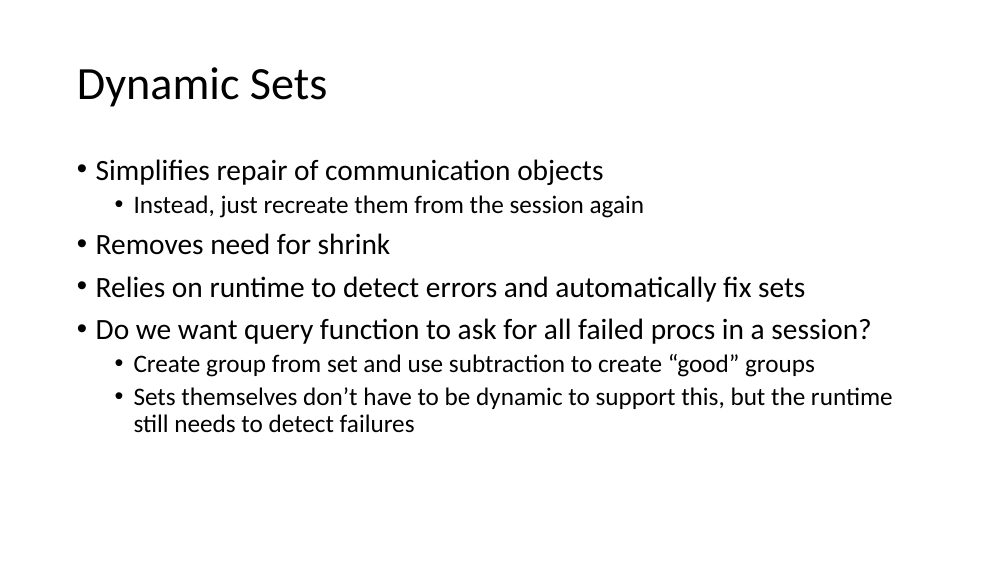
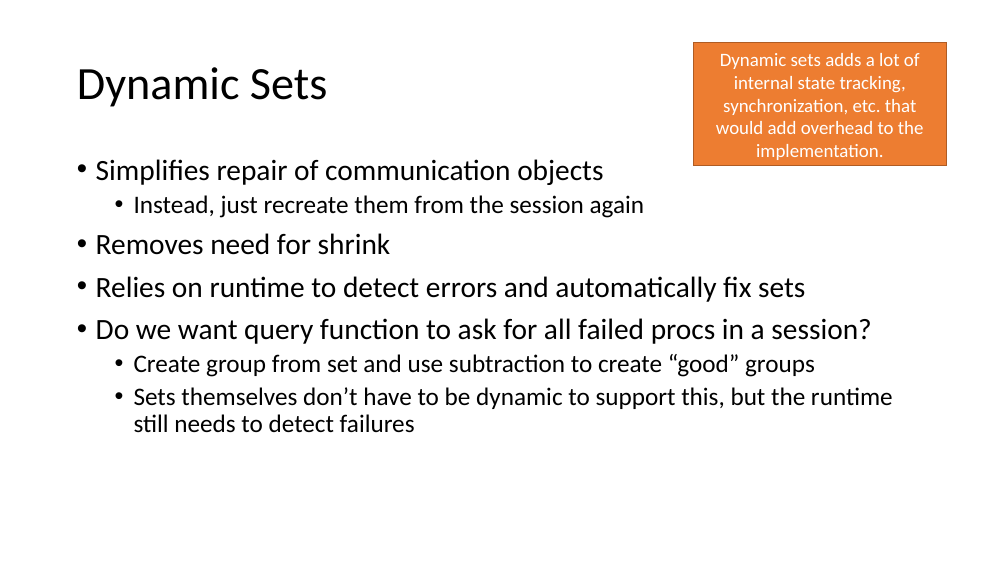
Before and after one commit to mpiwg-ft/ft-issues, a slide deck: slide 3 of slides/2016-03-29 ULFM-Sessions.pptx. Drawn at 1008x567 pixels with LibreOffice and Linux fonts; fonts in the diff are those of the drawing. Boxes give left, top, right and bottom in pixels: in the first picture for what was removed or moved away, otherwise in the second. Text is boxed around its words. In the diff, an @@ line names an element or a change of style, - is before the commit and + after.

```diff
--- a/slides/2016-03-29 ULFM-Sessions.pptx
+++ b/slides/2016-03-29 ULFM-Sessions.pptx
@@ rectangle added at (694, 43, 947, 166), fill #ED7D31, outline #AF5C24 1 pt, 18 pt, text #FFFFFF @@
+Dynamic sets adds a lot of internal state tracking, synchronization, etc. that would add overhead to the implementation.
```
Also in this commit, not shown: 1 other slide changed, 1 other file.
